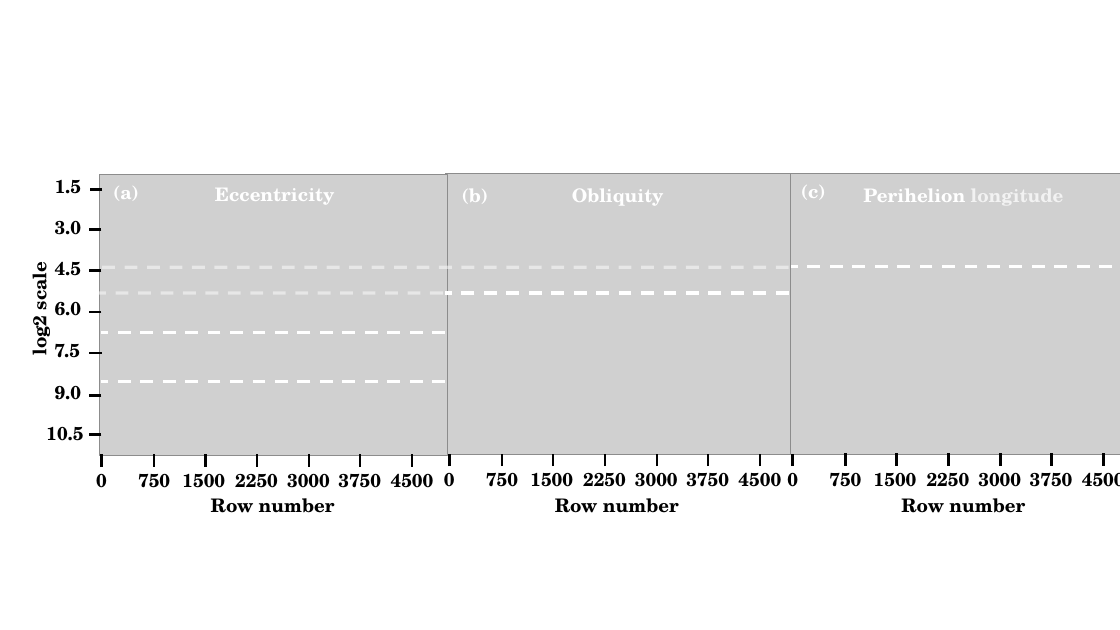
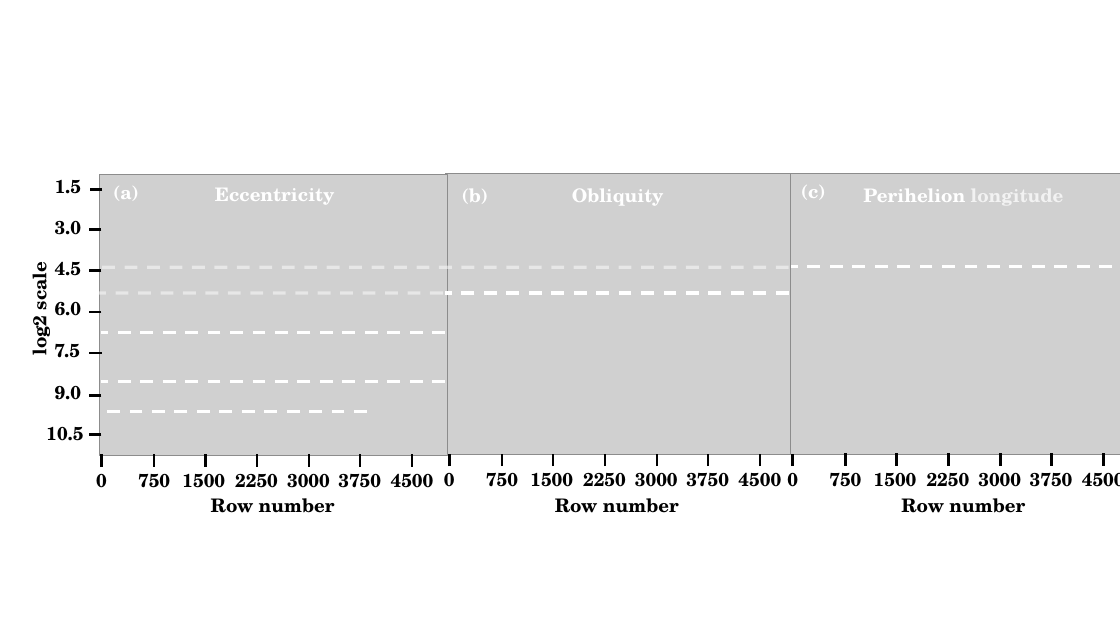
Before and after one commit to cao-jacky/degree_level4, a slide deck: slide 2 of earth_system_and_climate_4/term_1/practical_2/report/figures/diagrams.pptx. Drawn at 1120x630 pixels with LibreOffice and Linux fonts; fonts in the diff are those of the drawing; grey boxes stand for pictures. Boxes give left, top, right and bottom in pixels: in the first picture for what was removed or moved away, otherwise in the second. Text is boxed around its words. In the diff, an @@ line names an element or a change of style, - is before the commit and + after.

```diff
--- a/earth_system_and_climate_4/term_1/practical_2/report/figures/diagrams.pptx
+++ b/earth_system_and_climate_4/term_1/practical_2/report/figures/diagrams.pptx
@@ line added from (367, 412) to (96, 412), #FFFFFF 2.75 pt dashed @@
```
Also in this commit, not shown: 1 other slide changed, 15 other files.
